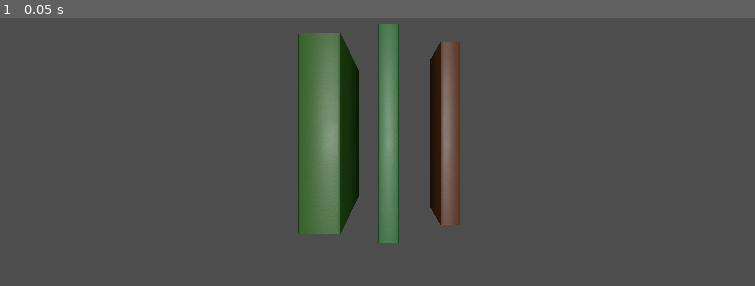
Above: before the commit, frame 1.
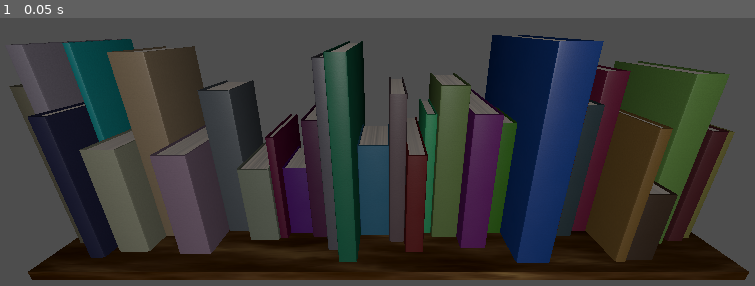
Above: after the commit, the same moment.

Repository: anti-matt-er/LD54-BookStacker
Game: Godot game, scene res://scenes/demo.tscn
Same seed, same stepped clock (60 frames per second), same inputs: the game is played once before the commit and once after it.
Inputs:
- Up to frame 1 (0.05 s): no input

The runs differ from the first frame. In frame 1, 60% of the frame differs, in the area x 1-100%, y 2-98%.

Commit message:
Shelf implementation

Diff:
--- /dev/null
+++ b/assets/prefabs/shelf.tscn
@@ -0,0 +1,60 @@
+[gd_scene load_steps=11 format=3 uid="uid://b8nf4p7sc8oj2"]
+
+[ext_resource type="Script" path="res://scripts/shelf.gd" id="1_ap64c"]
+
+[sub_resource type="BoxMesh" id="BoxMesh_mtrg7"]
+size = Vector3(1, 0.015, 0.25)
+
+[sub_resource type="Gradient" id="Gradient_pod1t"]
+offsets = PackedFloat32Array(0.168224, 0.514019, 1)
+colors = PackedColorArray(0.171875, 0.0888021, 0, 1, 0.304688, 0.197798, 0.105574, 1, 0.679688, 0.553165, 0.317278, 1)
+
+[sub_resource type="FastNoiseLite" id="FastNoiseLite_qds8f"]
+frequency = 0.0021
+fractal_type = 2
+fractal_gain = 1.155
+fractal_weighted_strength = 0.23
+domain_warp_enabled = true
+domain_warp_amplitude = 88.27
+domain_warp_frequency = 0.02
+domain_warp_fractal_octaves = 7
+domain_warp_fractal_gain = 0.945
+
+[sub_resource type="NoiseTexture2D" id="NoiseTexture2D_qwxh8"]
+width = 1024
+height = 1024
+seamless = true
+color_ramp = SubResource("Gradient_pod1t")
+noise = SubResource("FastNoiseLite_qds8f")
+
+[sub_resource type="NoiseTexture2D" id="NoiseTexture2D_hfw43"]
+width = 1024
+height = 1024
+seamless = true
+as_normal_map = true
+bump_strength = 0.8
+noise = SubResource("FastNoiseLite_qds8f")
+
+[sub_resource type="Gradient" id="Gradient_o16de"]
+colors = PackedColorArray(0.144531, 0.144531, 0.144531, 1, 0.453125, 0.453125, 0.453125, 1)
+
+[sub_resource type="FastNoiseLite" id="FastNoiseLite_rgyag"]
+frequency = 0.0497
+
+[sub_resource type="NoiseTexture2D" id="NoiseTexture2D_qvxwk"]
+seamless = true
+color_ramp = SubResource("Gradient_o16de")
+noise = SubResource("FastNoiseLite_rgyag")
+
+[sub_resource type="StandardMaterial3D" id="StandardMaterial3D_5ut4w"]
+albedo_texture = SubResource("NoiseTexture2D_qwxh8")
+roughness_texture = SubResource("NoiseTexture2D_qvxwk")
+normal_enabled = true
+normal_texture = SubResource("NoiseTexture2D_hfw43")
+uv1_scale = Vector3(0.305, 2, 1.875)
+uv1_triplanar = true
+
+[node name="Shelf" type="MeshInstance3D"]
+mesh = SubResource("BoxMesh_mtrg7")
+surface_material_override/0 = SubResource("StandardMaterial3D_5ut4w")
+script = ExtResource("1_ap64c")
--- a/scenes/demo.tscn
+++ b/scenes/demo.tscn
@@ -1,20 +1,15 @@
 [gd_scene load_steps=2 format=3 uid="uid://dkal2h2dwlesw"]
 
-[ext_resource type="PackedScene" uid="uid://d2s3p3ssht6qb" path="res://assets/prefabs/book.tscn" id="1_qwunw"]
+[ext_resource type="PackedScene" uid="uid://b8nf4p7sc8oj2" path="res://assets/prefabs/shelf.tscn" id="1_r5k3l"]
 
 [node name="Demo" type="Node3D"]
 
-[node name="Book" parent="." instance=ExtResource("1_qwunw")]
-
-[node name="Book2" parent="." instance=ExtResource("1_qwunw")]
-transform = Transform3D(1, 0, 0, 0, 1, 0, 0, 0, 1, 0.0610658, 0, 0)
-
-[node name="Book3" parent="." instance=ExtResource("1_qwunw")]
-transform = Transform3D(1, 0, 0, 0, 1, 0, 0, 0, 1, -0.0587801, 0, 0)
+[node name="Shelf" parent="." instance=ExtResource("1_r5k3l")]
 
 [node name="Camera3D" type="Camera3D" parent="."]
-transform = Transform3D(1, 0, 0, 0, 1, 0, 0, 0, 1, 0, 0, 0.325954)
+transform = Transform3D(1, 0, 0, 0, 0.937008, 0.349308, 0, -0.349308, 0.937008, 0, 0.328859, 0.437764)
 current = true
 
 [node name="OmniLight3D" type="OmniLight3D" parent="."]
-transform = Transform3D(1, 0, 0, 0, 1, 0, 0, 0, 1, 0, 0, 1.08477)
+transform = Transform3D(1, 0, 0, 0, 1, 0, 0, 0, 1, 0, 0.440571, 1.08477)
+omni_range = 1.76125
--- a/scripts/book.gd
+++ b/scripts/book.gd
@@ -1,4 +1,5 @@
 extends Node3D
+class_name Book
 
 
 const MAX_DIMENSIONS := Vector3(0.05, 0.315, 0.222)
@@ -11,23 +12,21 @@
 const COLOR_VALUE_RANGE := Vector2(0.2, 0.5)
 
 
-@onready var mesh := $Book
-@onready var spineVP := $SpineVP
-@onready var spineDesign := $SpineVP/Spine
-@onready var spineDecal := $SpineDecal
-
+var mesh: MeshInstance3D
+var spineVP: SubViewport
+var spineDesign: Container
+var spineDecal: Decal
 var title := ""
 var size: Vector3
 var dimensions: Vector3
 var coverMaterial: StandardMaterial3D
 
 
-func _ready() -> void:
-	setup_materials()
-	generate()
-
-
-func setup_materials() -> void:
+func setup() -> void:
+	mesh = $Book
+	spineVP = $SpineVP
+	spineDesign = $SpineVP/Spine
+	spineDecal = $SpineDecal
 	coverMaterial = mesh.get_surface_override_material(0).duplicate()
 	mesh.set_surface_override_material(0, coverMaterial)
 
--- /dev/null
+++ b/scripts/shelf.gd
@@ -0,0 +1,46 @@
+extends MeshInstance3D
+
+
+const BOOK_PREFAB := preload("res://assets/prefabs/book.tscn")
+
+@onready var length: float = mesh.size.x
+@onready var remaining_length := length
+
+var books: Array[Book]
+
+
+func _ready() -> void:
+	reset()
+	stack_until_full()
+
+
+func reset() -> void:
+	for book in books:
+		remove_child(book)
+		book.queue_free()
+
+	books = []
+
+
+func stack_until_full() -> void:
+	while remaining_length > Book.MAX_DIMENSIONS.x:
+		stack_new_book()
+
+	for book in books:
+		book.position.x += remaining_length / 2
+
+
+func stack_new_book() -> void:
+	var book = BOOK_PREFAB.instantiate()
+
+	books.append(book)
+	add_child(book)
+
+	book.setup()
+	book.generate()
+	book.position = Vector3(
+		(length + book.dimensions.x - 2 * remaining_length) / 2,
+		(book.dimensions.y + mesh.size.y) / 2,
+		0
+	)
+	remaining_length -= book.dimensions.x
